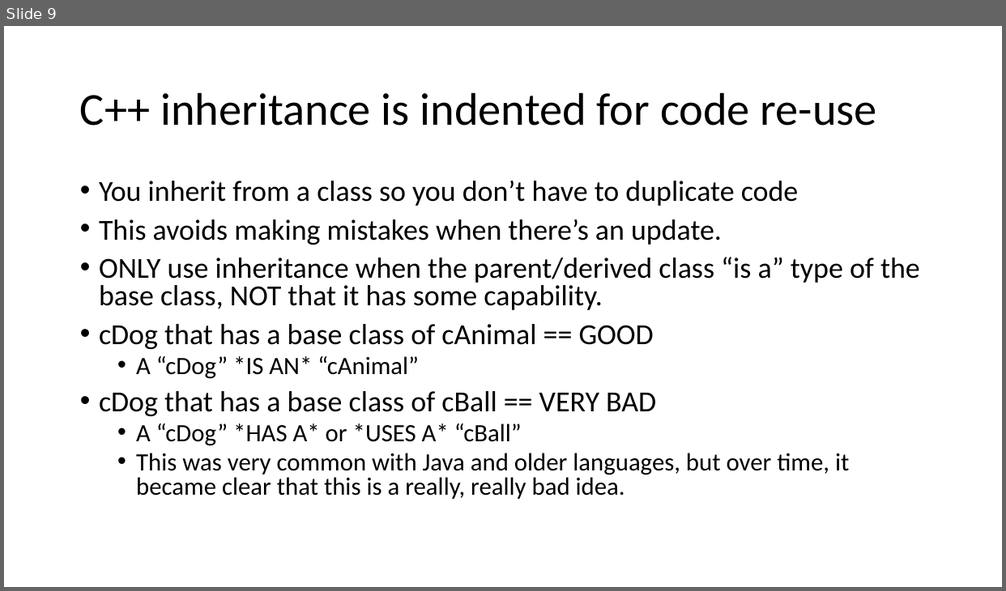
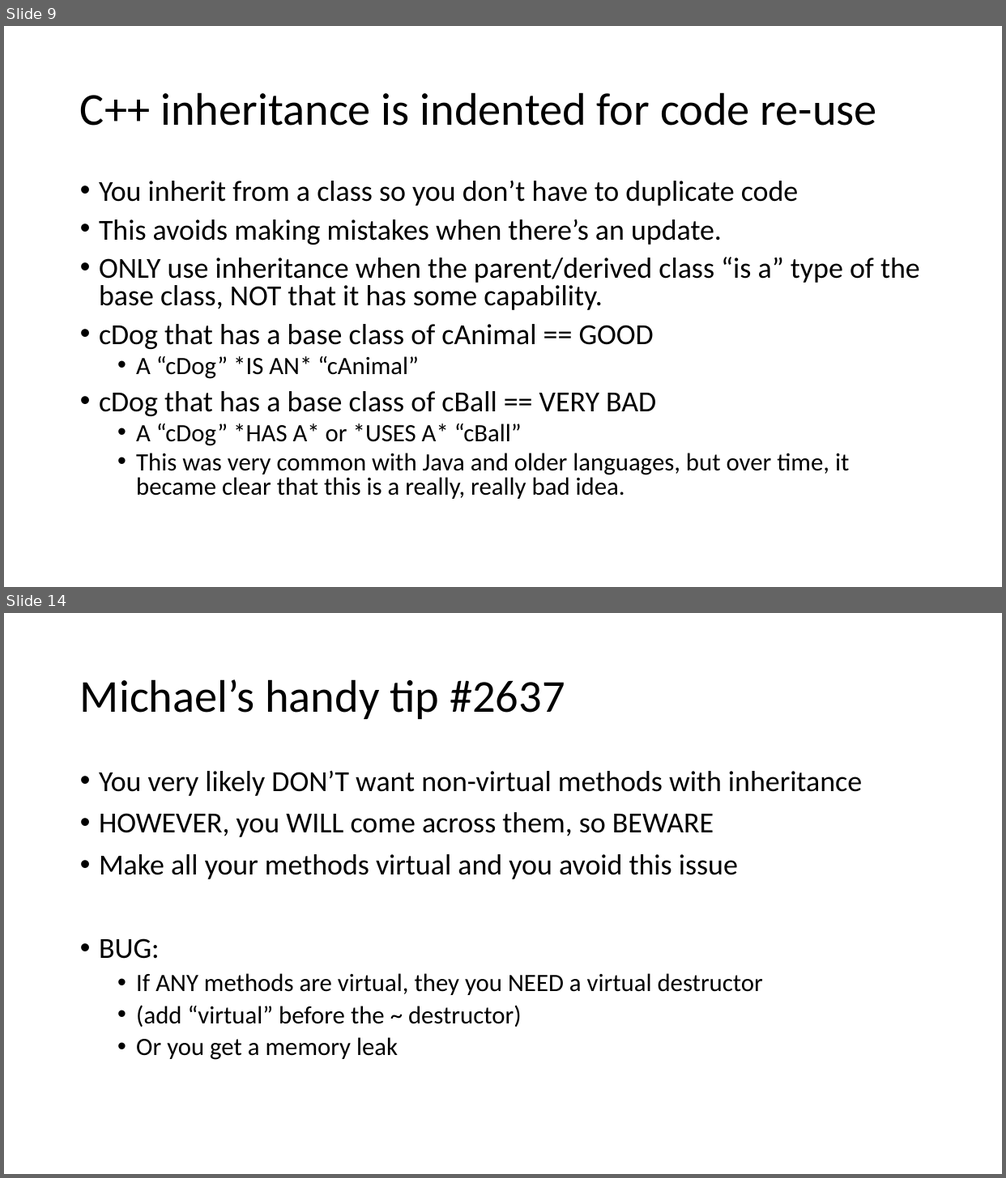
Before and after one commit to yellowflash07/GDP202324, a slide deck: 6044_FramPat/D2D/W02/Classes in CPP, part 1, CRC.pptx. Shown one above the other, each under a label of ours: slide 9 before the commit, slides 9 and 14 after it; the slides between them are not shown. The pictures are 1006x591 and 1006x1178 pixels, drawn with LibreOffice and Linux fonts; fonts in the diff are those of the drawing. Boxes give left, top, right and bottom in pixels: in the first picture for what was removed or moved away, otherwise in the second. Text is boxed around its words. In the diff, an @@ line names an element or a change of style, - is before the commit and + after.

```diff
--- a/6044_FramPat/D2D/W02/Classes in CPP, part 1, CRC.pptx
+++ b/6044_FramPat/D2D/W02/Classes in CPP, part 1, CRC.pptx
@@ slide 14 added at (4, 613, 1002, 1174), background #FFFFFF @@
@@ title added at (80, 679, 565, 719), 44 pt, text #000000 @@
+Michael’s handy tip #2637
@@ text added at (99, 770, 862, 1060), 28 pt, text #000000 @@
+• You very likely DON’T want non-virtual methods with inheritance
+• HOWEVER, you WILL come across them, so BEWARE
+• Make all your methods virtual and you avoid this issue
+• BUG:
+  • If ANY methods are virtual, they you NEED a virtual destructor
+  • (add “virtual” before the ~ destructor)
+  • Or you get a memory leak
```
Also in this commit, not shown: 5 other slides added, 21 other files.
